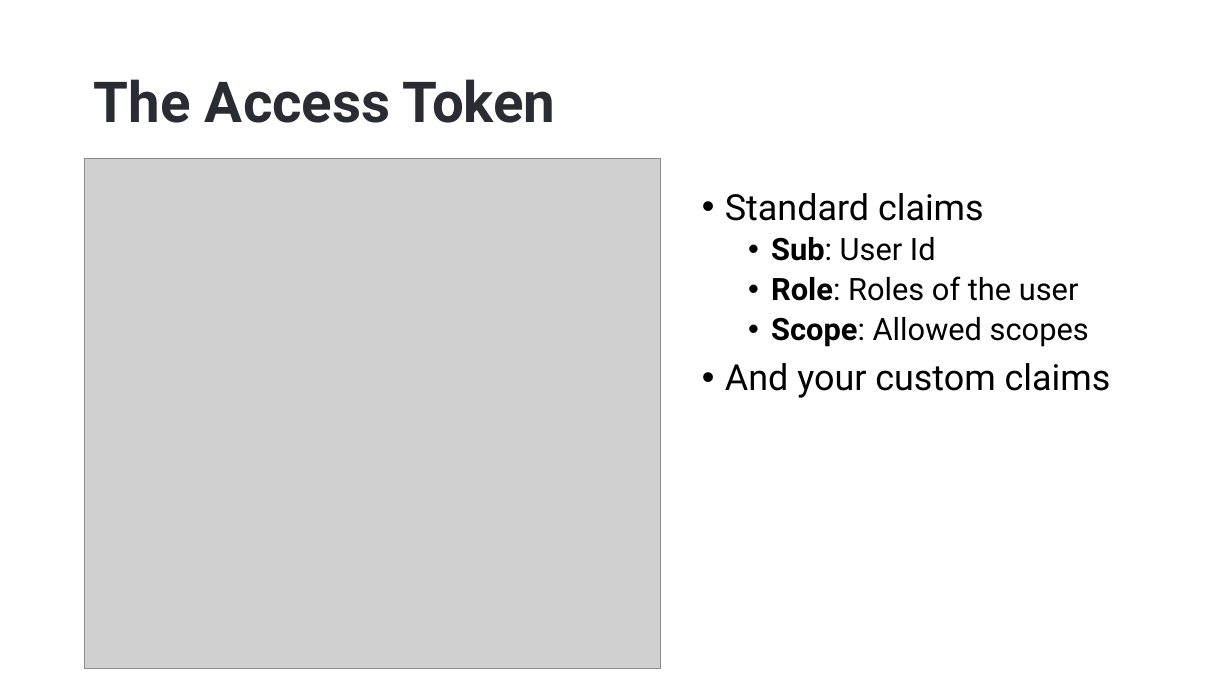
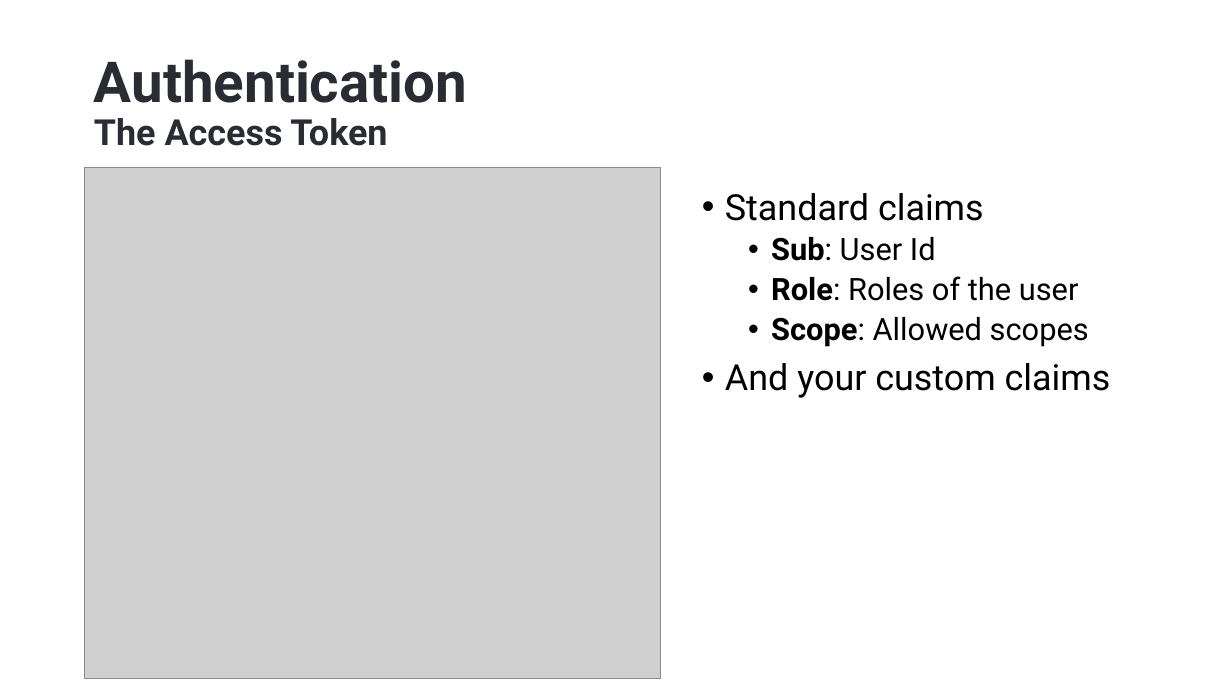
Before and after one commit to hikalkan/presentations, a slide deck: slide 5 of 2022-10-15 Authorization-In-Distributed-Systems/Authorization-In-Distributed-Systems.pptx. Drawn at 1232x693 pixels with LibreOffice and Linux fonts; fonts in the diff are those of the drawing; grey boxes stand for pictures; background and template pictures are left out. Boxes give left, top, right and bottom in pixels: in the first picture for what was removed or moved away, otherwise in the second. Text is boxed around its words. In the diff, an @@ line names an element or a change of style, - is before the commit and + after.

```diff
--- a/2022-10-15 Authorization-In-Distributed-Systems/Authorization-In-Distributed-Systems.pptx
+++ b/2022-10-15 Authorization-In-Distributed-Systems/Authorization-In-Distributed-Systems.pptx
@@ title at [94, 59, 467, 146]: text changed @@
-The Access Token
+Authentication
+The Access Token
@@ picture: place and size @@
-picture at [85, 158, 661, 669]
+picture at [85, 168, 661, 679]
```
Also in this commit, not shown: 1 other slide changed, 3 slides added.
